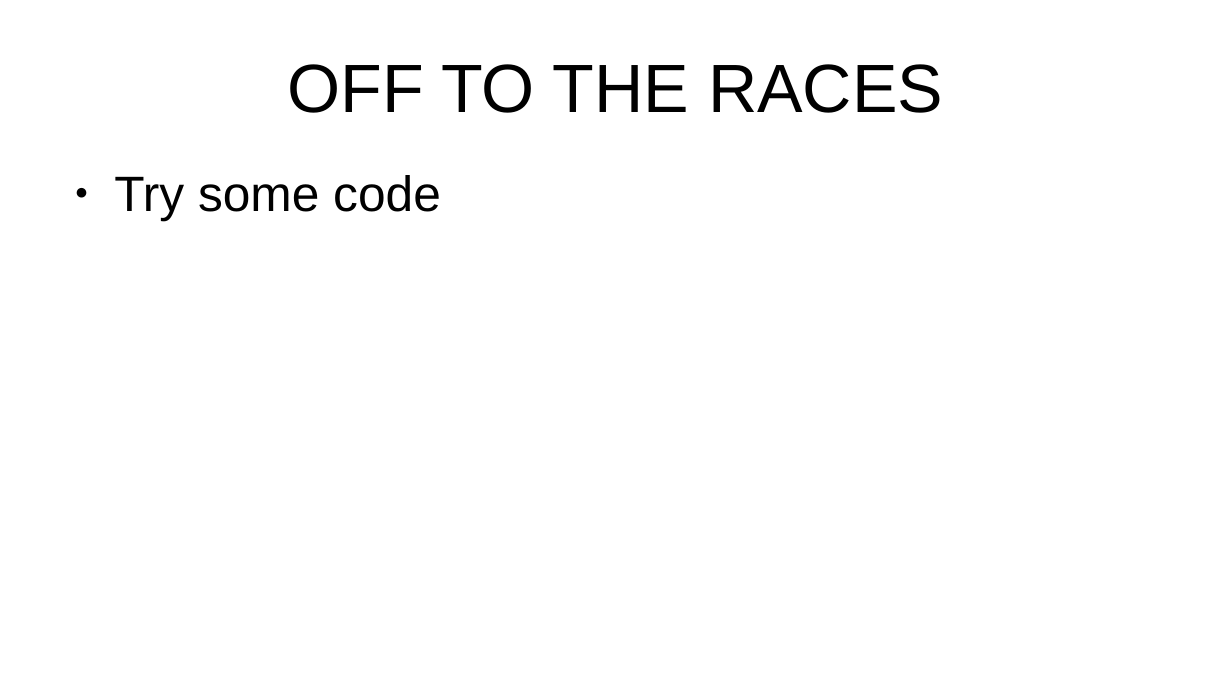
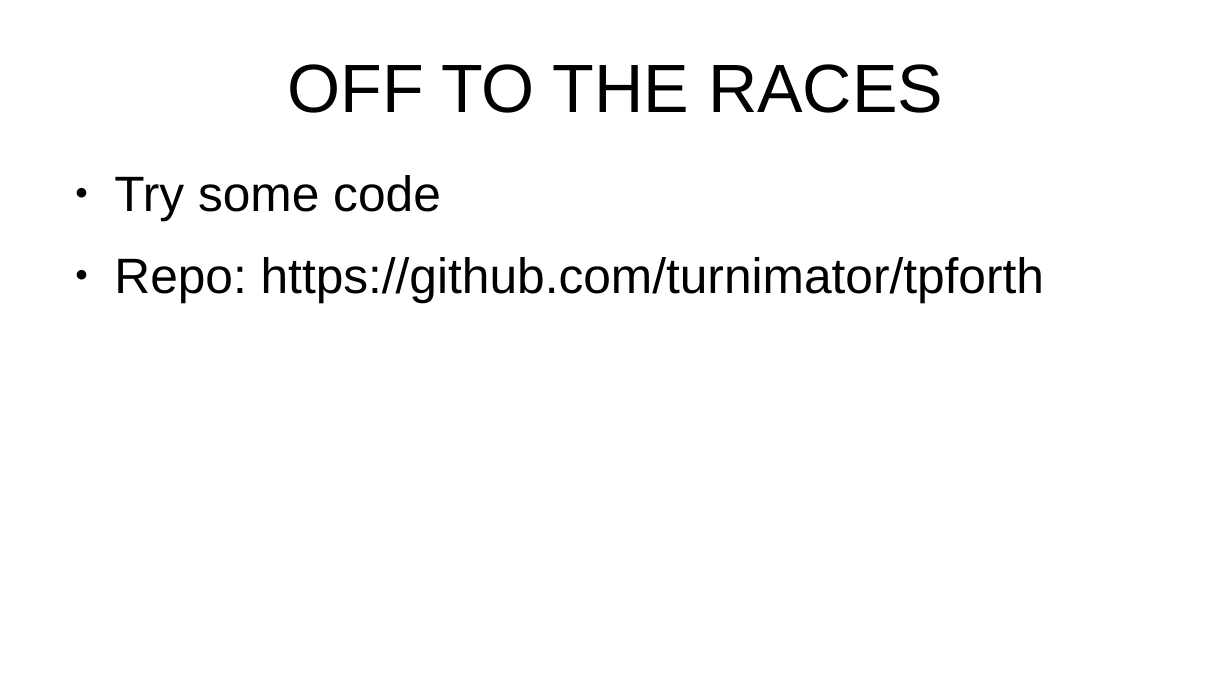
Before and after one commit to turnimator/TP-Forth, a slide deck: slide 8 of Doc/Presentation.odp. Drawn at 1232x693 pixels with LibreOffice and Linux fonts; fonts in the diff are those of the drawing. Boxes give left, top, right and bottom in pixels: in the first picture for what was removed or moved away, otherwise in the second. Text is boxed around its words. In the diff, an @@ line names an element or a change of style, - is before the commit and + after.

Commit message:
Changed presentation

```diff
--- a/Doc/Presentation.odp
+++ b/Doc/Presentation.odp
@@ text at box(114, 257, 1044, 302): paragraph added @@
+● Repo: https://github.com/turnimator/tpforth
```
